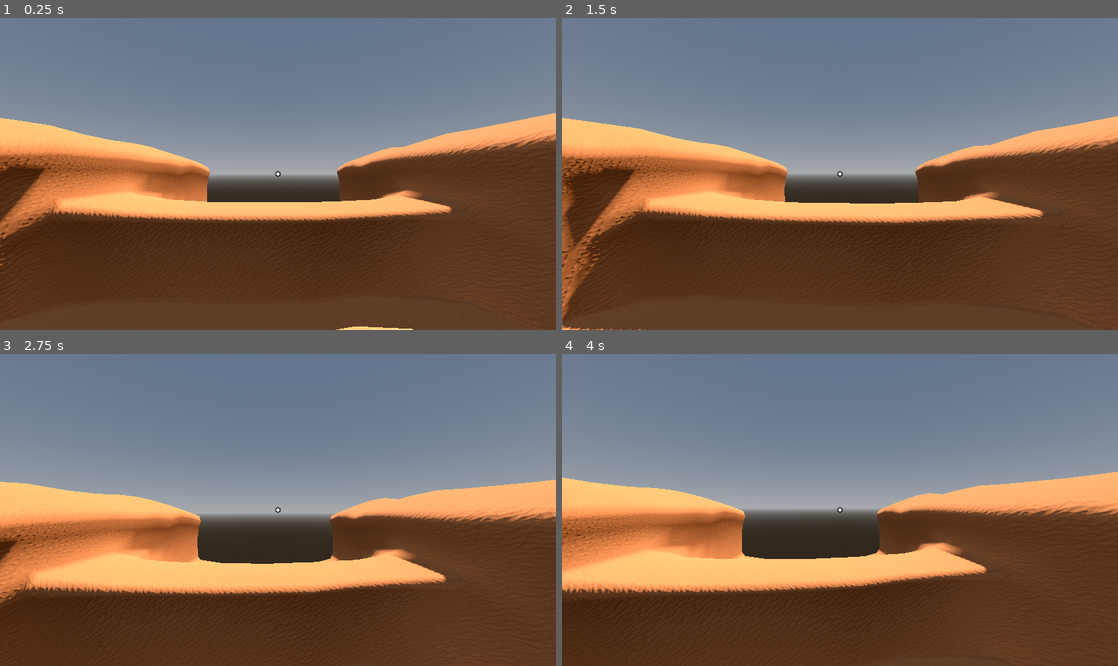
Above: before the commit, frames 1-4 (two rows, left to right).
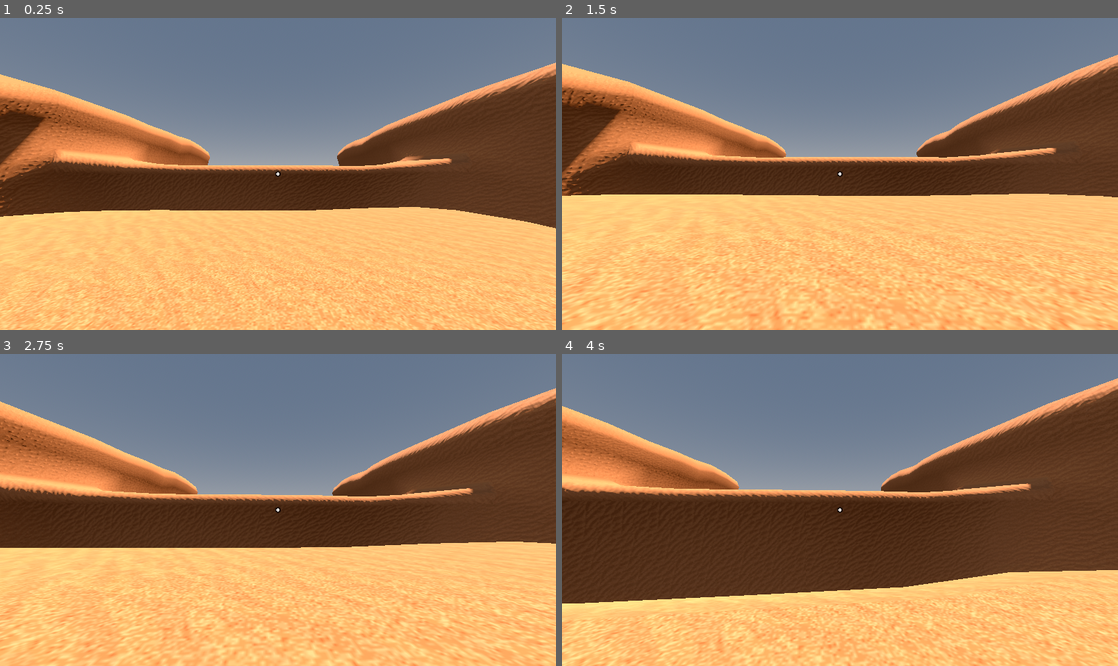
Above: after the commit, the same moments.

Repository: voidedvarranty/yuri_jamming
Game: Godot game, scene res://Scenes/Areas/Playground/Playground.tscn
Same seed, same stepped clock (60 frames per second), same inputs: the game is played once before the commit and once after it. This scene is started directly instead of the project's main scene. Sound files missing from this copy of the repository are replaced by a short silence.
Inputs (mouse positions are in pixels of both pictures, inside the frame that each line leads up to):
- Up to frame 1 (0.25 s): no input
- Up to frame 2 (1.5 s): tap Enter at 0.5 s; move the mouse to (867, 174) at 0.52 s; press the mouse at (867, 174) at 0.53 s; hold W (move_up) from 0.53 s (still down); tap Space (jump) at 0.77 s; move the mouse to (812, 174) at 1.27 s; release the mouse at (812, 174) at 1.28 s; right-click (812, 174) at 1.35 s
- Up to frame 3 (2.75 s): keep holding W (move_up); tap Space (jump) at 1.52 s; move the mouse to (289, 503) at 2.02 s; tap G (drop_item) at 2.1 s
- Up to frame 4 (4 s): keep holding W (move_up); move the mouse to (834, 516) at 2.77 s; tap F (inspect_item) at 2.85 s; click (834, 516) at 2.92 s; tap Space (jump) at 3.02, 3.77 s; move the mouse to (878, 513) at 3.52 s; tap E (interact) at 3.6 s

The runs differ from the first frame. In frame 1, 59% of the frame differs, in the area x 0-100%, y 14-100%; in frame 2, 60%; in frame 3, 59%; in frame 4, 61%, in the area x 0-100%, y 7-100%.

Commit message:
added red root (herb 1)

Diff:
--- a/Scenes/Areas/Playground/Playground.tscn
+++ b/Scenes/Areas/Playground/Playground.tscn
@@ -1,5 +1,6 @@
 [gd_scene format=3 uid="uid://ccsuopn7psx67"]
 
+[ext_resource type="PackedScene" uid="uid://do6ebhlujgwjl" path="res://Scenes/Items/Herbs/red_root.tscn" id="1_64eek"]
 [ext_resource type="PackedScene" uid="uid://0aw6o2kqpo31" path="res://Scenes/PlayerCharacter/PlayerCharacter.tscn" id="1_crda1"]
 [ext_resource type="PackedScene" uid="uid://b1to68tgil768" path="res://Scenes/HoverBike/hover_bike.tscn" id="2_20p6p"]
 [ext_resource type="PackedScene" uid="uid://dos85sg0uguby" path="res://Scenes/Levels/Desert/desert.tscn" id="8_b7y51"]
@@ -26,6 +27,9 @@
 transform = Transform3D(-0.8660254, -0.43301278, 0.25, 0, 0.49999997, 0.86602545, -0.50000006, 0.75, -0.43301266, 0, 0, 0)
 shadow_enabled = true
 
+[node name="RedRoot" parent="." unique_id=56335192 instance=ExtResource("1_64eek")]
+transform = Transform3D(1, 0, 0, 0, 1, 0, 0, 0, 1, 1.1878839, 0.20988703, -3.4124522)
+
 [node name="Berries1" parent="." unique_id=612869060 instance=ExtResource("23_berries")]
 transform = Transform3D(1, 0, 0, 0, 1, 0, 0, 0, 1, 2.5, 1.3, -1.5)
 
@@ -36,4 +40,4 @@
 transform = Transform3D(1, 0, 0, 0, 1, 0, 0, 0, 1, 0, 1.5409789, 2.7339582)
 
 [node name="Desert" parent="." unique_id=386311619 instance=ExtResource("8_b7y51")]
-transform = Transform3D(1, 0, 0, 0, 1, 0, 0, 0, 1, 0, -25.294289, 0)
+transform = Transform3D(1, 0, 0, 0, 1, 0, 0, 0, 1, 0, -10.260713, 0)
--- /dev/null
+++ b/Scenes/Items/Herbs/red_root.tscn
@@ -0,0 +1,31 @@
+[gd_scene format=3 uid="uid://do6ebhlujgwjl"]
+
+[ext_resource type="Script" uid="uid://cj6lgkn3f08hf" path="res://Scripts/Inventory/inventory_item.gd" id="1_tauqg"]
+
+[sub_resource type="StandardMaterial3D" id="StandardMaterial3D_ann3d"]
+albedo_color = Color(0.5594686, 0.08545696, 0, 1)
+
+[sub_resource type="CapsuleMesh" id="CapsuleMesh_y0occ"]
+material = SubResource("StandardMaterial3D_ann3d")
+
+[sub_resource type="CapsuleShape3D" id="CapsuleShape3D_f4dqj"]
+height = 1.9604492
+
+[node name="RedRoot" type="RigidBody3D" unique_id=56335192]
+mass = 0.1
+
+[node name="Root" type="MeshInstance3D" parent="." unique_id=2029255781]
+transform = Transform3D(0.10314989, 0, 0, 0, 0.0008640429, 0.10314627, 0, -0.10314627, 0.0008640429, 0, 0, 0)
+mesh = SubResource("CapsuleMesh_y0occ")
+
+[node name="CollisionShape3D" type="CollisionShape3D" parent="." unique_id=463130308]
+transform = Transform3D(0.110839695, 0, 0, 0, -4.844957e-09, 0.110839695, 0, -0.110839695, -4.844957e-09, 0, 0, 0)
+shape = SubResource("CapsuleShape3D_f4dqj")
+
+[node name="InventoryItem" type="Node" parent="." unique_id=814408331]
+script = ExtResource("1_tauqg")
+display_name = "Red Root"
+description = "A rare brown wooded root. Has healing properties."
+use_effects = Dictionary[String, float]({
+"health": 5.0
+})
--- a/Scenes/PlayerCharacter/PlayerCharacter.tscn
+++ b/Scenes/PlayerCharacter/PlayerCharacter.tscn
@@ -40,13 +40,13 @@
 
 [node name="MovementSpeed" type="Node" parent="StatisticList" unique_id=871578558]
 script = ExtResource("4_eb1wa")
-statistic_value = 1.0
+statistic_value = 5.0
 locked = false
 metadata/_custom_type_script = "uid://bi405jf26703l"
 
 [node name="JumpHeight" type="Node" parent="StatisticList" unique_id=632840306]
 script = ExtResource("4_eb1wa")
-statistic_value = 10.0
+statistic_value = 4.0
 locked = false
 metadata/_custom_type_script = "uid://bi405jf26703l"
 
@@ -71,7 +71,7 @@
 
 [node name="Gravity" type="Node" parent="StatisticList" unique_id=1370233457]
 script = ExtResource("4_eb1wa")
-statistic_value = 6.0
+statistic_value = 12.0
 locked = false
 metadata/_custom_type_script = "uid://bi405jf26703l"
 
